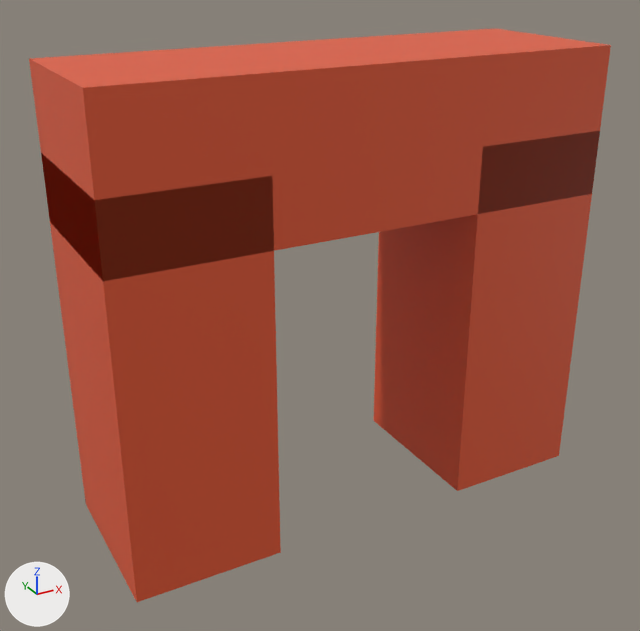
Two versions of the glTF model assets/powerup_magnet.glb, one commit apart.
Rendered twice from a 50 mm lens placed at (-0.719, -1.256, 0.58), pointed at (-0.031, -0.006, -0.046). Every picture has the same lights, and +X, +Y and +Z are marked at lower left. The picture after the commit comes second. Vertices at exactly the same position are counted once.

The older version as bpy lines, for what is in view:
```python
mat_vr_pu_magnet = principled_material('VR_PU_Magnet')
mat_vr_pu_magnet.base_color = (0.787, 0.1, 0.0331)  # orange #e55933
me_vr_pu_magnet = bpy.data.meshes.new('VR_PU_Magnet')
me_vr_pu_magnet.from_pydata(...)  # a box spanning x -0.44..-0.186, y -0.149..0.149, z -0.399..0.257; a box spanning x 0.186..0.44, y -0.149..0.149, z -0.399..0.257; a box spanning x -0.44..0.44, y -0.149..0.149, z 0.145..0.399
me_vr_pu_magnet.materials.append(mat_vr_pu_magnet)  # orange #e55933
ob_vr_pu_magnet = bpy.data.objects.new('VR_PU_Magnet', me_vr_pu_magnet)
ob_vr_pu_magnet.location = (0.0, 0.0, 0.0)
```
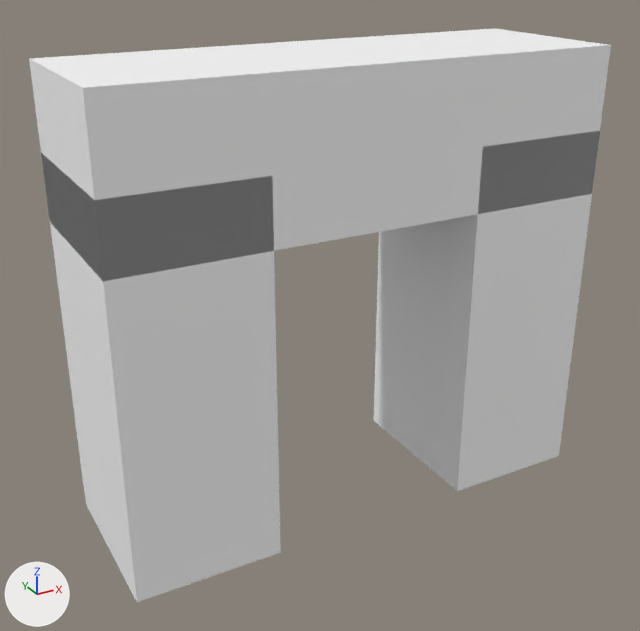
What changed in the scene script:
```text
Change mat_vr_pu_magnet:
    where n0 = _N.new('ShaderNodeBsdfPrincipled'); n0.name = 'Principled BSDF'
    remove n0.inputs[0].default_value = (0.787, 0.1, 0.0331, 1.0)  # 'Base Color', orange #e55933
    add n2 = _N.new('ShaderNodeVertexColor'); n2.name = 'Color Attribute'
    add _L.new(n2.outputs[0], n0.inputs[0])  # 'Color' to 'Base Color'
Change me_vr_pu_magnet:
    where me_vr_pu_magnet.from_pydata(...)  # 24 vertices, 36 faces; spans x -0.44..0.44, y -0.149..0.149, z -0.399..0.399
    used by ob_vr_pu_magnet; location = (0.0, 0.0, 0.0)
    me_vr_pu_magnet part 1: vertex colours changed
```

Where the change shows, as pixel boxes (x1, y1, x2, y2) in the pictures (640 x 631 px):
'VR_PU_Magnet', recoloured (lighter): (29, 28, 611, 602) in both
